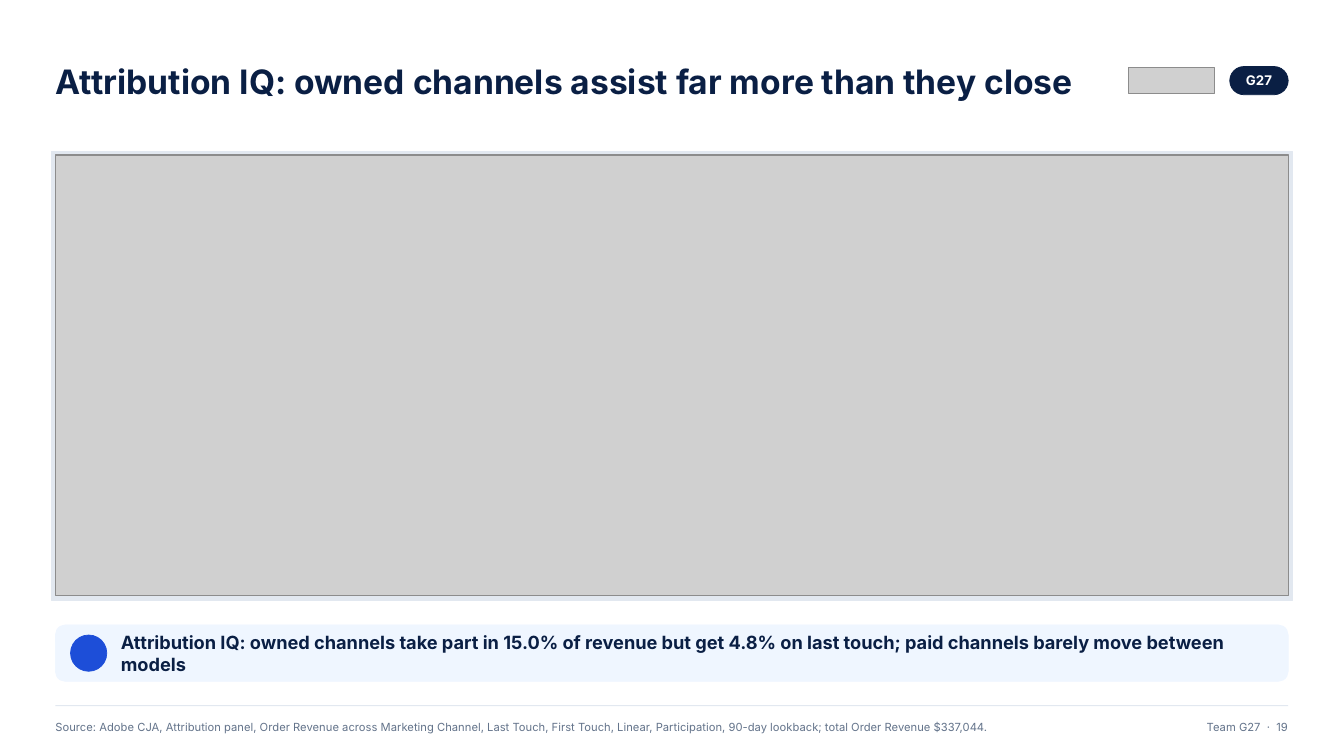
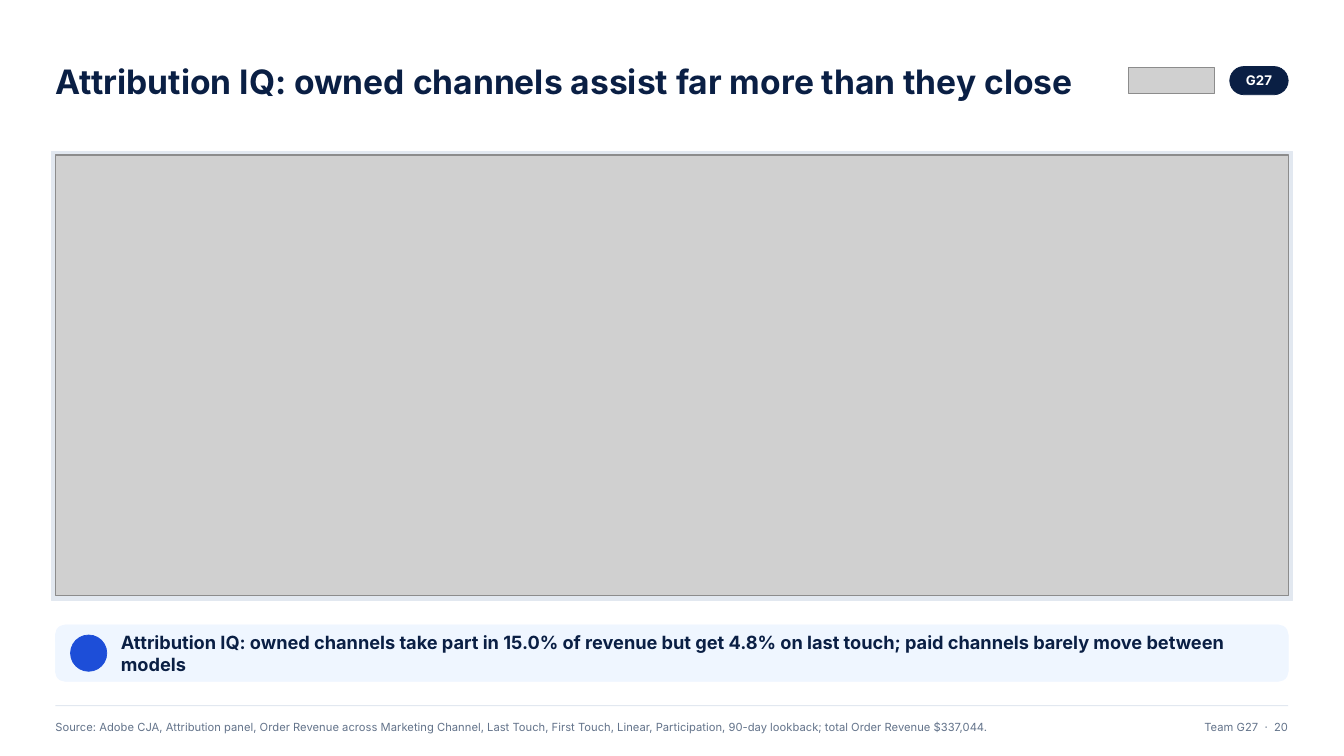
Before and after one commit to ANNYM25/Quince, a slide deck: slide 20 of deck/Team G27.pptx (slide 19 before the commit). Drawn at 1344x756 pixels with LibreOffice and Linux fonts; fonts in the diff are those of the drawing; grey boxes stand for pictures; background and template pictures are left out. Boxes give left, top, right and bottom in pixels: in the first picture for what was removed or moved away, otherwise in the second. Text is boxed around its words. In the diff, an @@ line names an element or a change of style, - is before the commit and + after.

```diff
--- a/deck/Team G27.pptx
+++ b/deck/Team G27.pptx
@@ text at (1204, 723, 1288, 731): text changed @@
-Team G27 · 19
+Team G27 · 20
```
Also in this commit, not shown: 19 other slides changed, 2 slides added, 1 slide removed, 1 other file.
